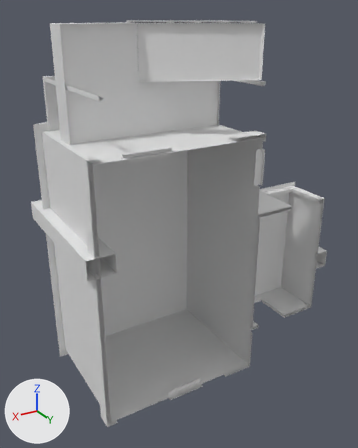
A saved change to the OBJ model Extracted/Mesh/royale_house_old_brown_mesh_lod02.obj.
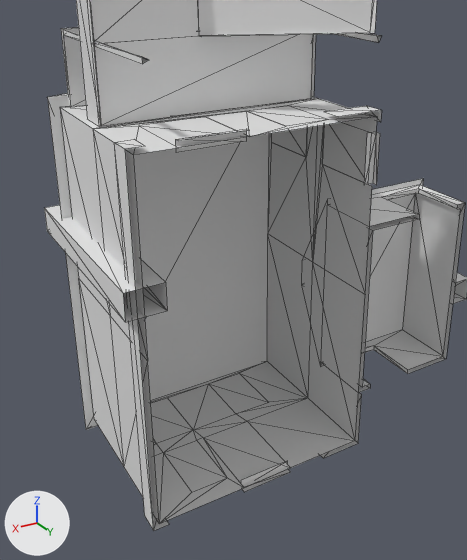
The first picture shows the older version from a camera (50 mm lens) standing at (18.8, 22.9, 16.0) and looking at (2.1, -5.0, 2.1). The close-ups show both versions on the part from 0% to 91% of the width and 13% to 100% of the height of that picture. The axes (+X, +Y, +Z) are drawn at lower left. The lights are the same throughout. The close-ups show mesh edges as thin lines. Where no turn or scale is listed for an object, it has been applied to the vertices. Vertices at the same position are counted once.

In view in the first close-up: 'royale_house_old_brown_mesh_lod02'.
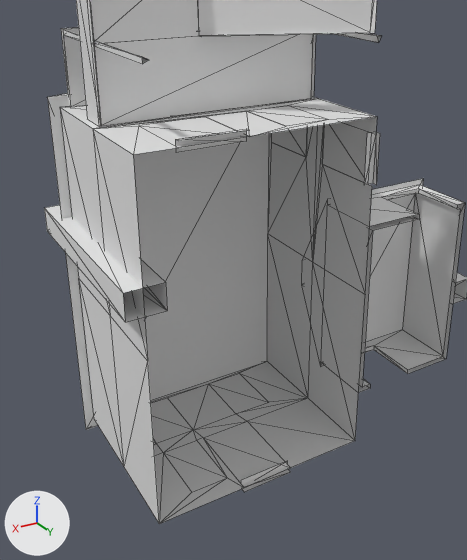
Changed parts and their boxes (x1, y1, x2, y2) in the close-ups (467 x 560 px):
'royale_house_old_brown_mesh_lod02', reshaped: before (44, 0, 467, 531); after (44, 0, 467, 524)
part 1 of me_royale_house_old_brown_mesh_lod02, deleted: before (114, 139, 169, 531)
part 2 of me_royale_house_old_brown_mesh_lod02, deleted: before (320, 393, 362, 458)
part 3 of me_royale_house_old_brown_mesh_lod02, deleted: before (326, 106, 382, 122)

The edits, one by one:
me_royale_house_old_brown_mesh_lod02 has 279 vertices, 282 faces and spans x -7.9..10.9, y -10.9..0.2, z -8.6..15.5.
me_royale_house_old_brown_mesh_lod02 is used by ob_royale_house_old_brown_mesh_lod02; location (0.0, 0.0, 0.0).
me_royale_house_old_brown_mesh_lod02 part 1: the loose piece of 8 vertices spanning x 9.6..10.4, y -1.0..0.0, z -8.3..9.2 is deleted.
me_royale_house_old_brown_mesh_lod02 part 2: the loose piece of 6 vertices spanning x -1.1..1.1, y -1.0..0.0, z -8.3..-5.3 is deleted.
me_royale_house_old_brown_mesh_lod02 part 3: the loose piece of 6 vertices spanning x -1.1..1.1, y -1.0..0.0, z 8.7..9.2 is deleted.
